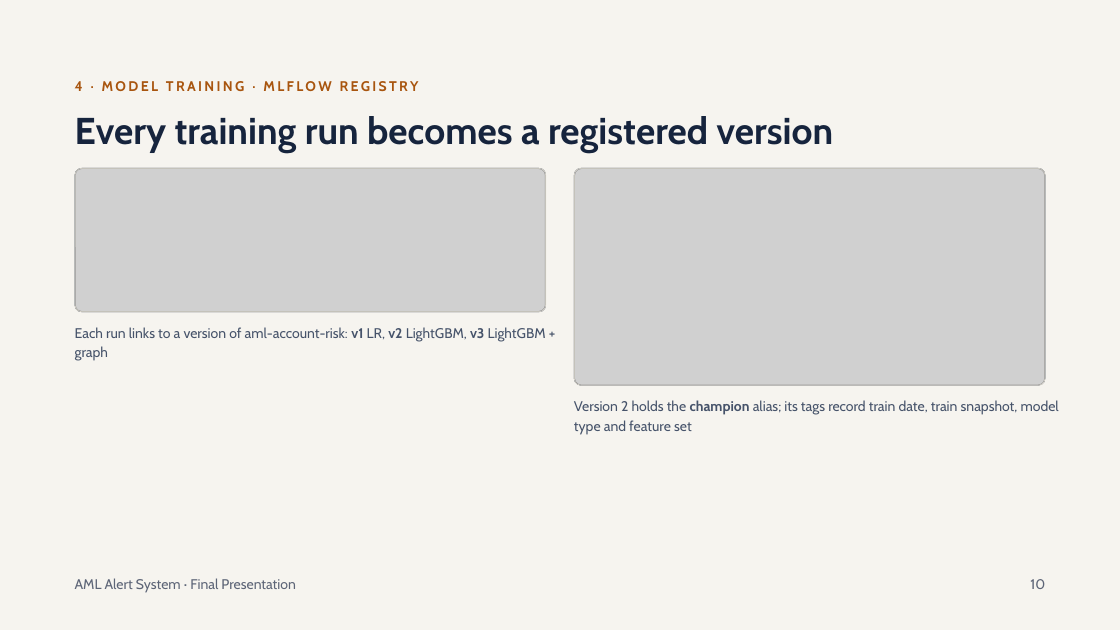
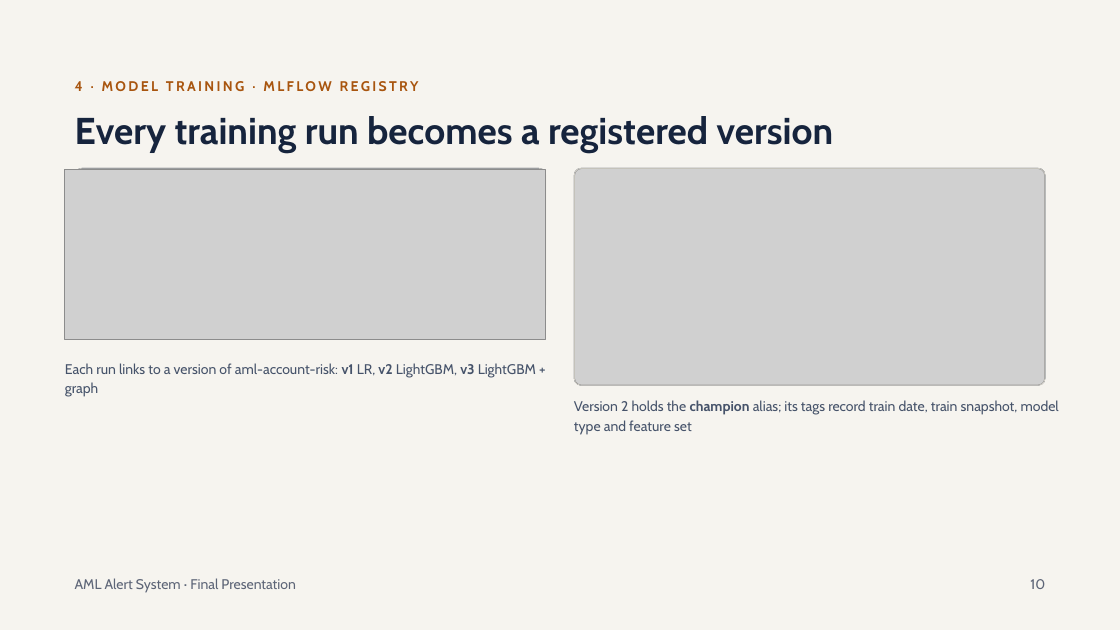
Before and after one commit to Alekhya-koda/Anti-Money-Laundering, a slide deck: slide 10 of reports/AML Alert System Final Presentation.pptx. Drawn at 1120x630 pixels with LibreOffice and Linux fonts; fonts in the diff are those of the drawing; grey boxes stand for pictures. Boxes give left, top, right and bottom in pixels: in the first picture for what was removed or moved away, otherwise in the second. Text is boxed around its words. In the diff, an @@ line names an element or a change of style, - is before the commit and + after.

```diff
--- a/reports/AML Alert System Final Presentation.pptx
+++ b/reports/AML Alert System Final Presentation.pptx
@@ picture: place and size @@
-picture at <box>76,169,546,312</box>
+picture at <box>65,170,545,339</box>
@@ text "Each run links to a ...": place and size @@
-text "Each run links to a ..." at <box>75,327,546,361</box>
+text "Each run links to a ..." at <box>65,363,536,397</box>
```
Also in this commit, not shown: 1 other slide changed, 1 other file.
